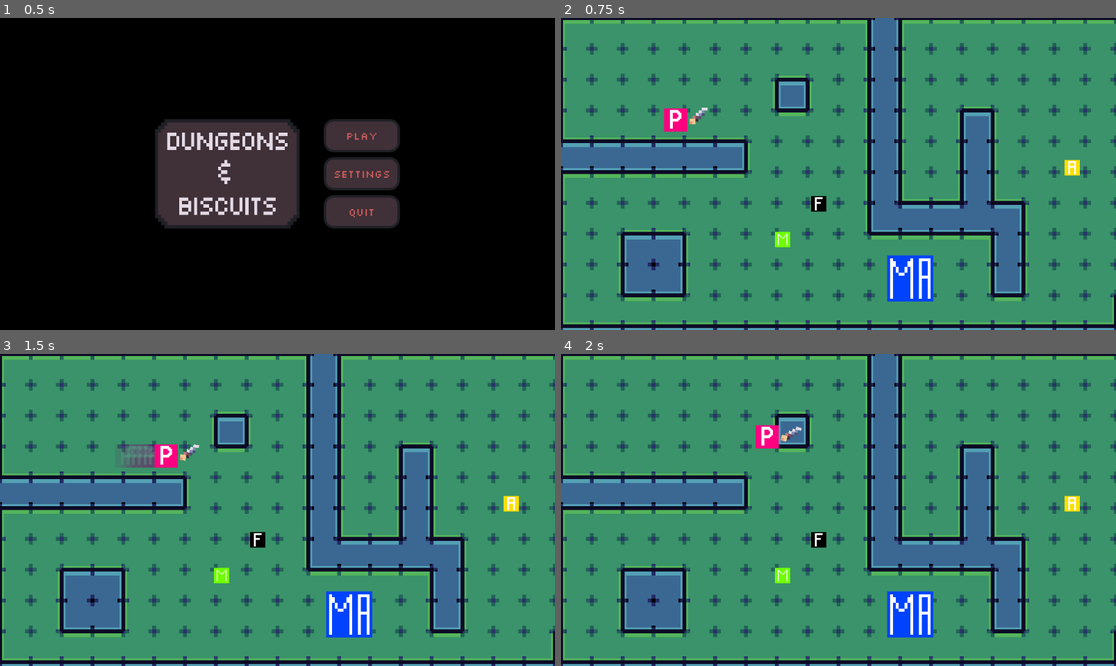
Above: before the commit, frames 1-4 (two rows, left to right).
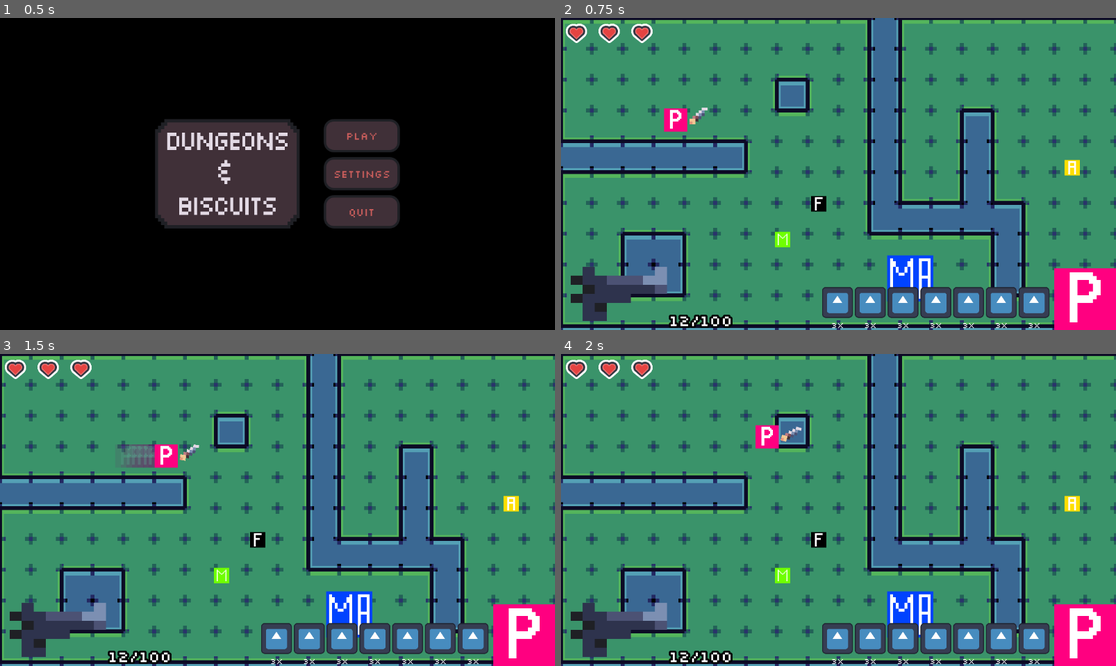
Above: after the commit, the same moments.

Repository: F3rnDev/BrackeysJam2025
Game: Godot game, scene res://Nodes/main_menu.tscn
Same seed, same stepped clock (60 frames per second), same inputs: the game is played once before the commit and once after it. The engine's default icon, where the game draws it, is replaced by a stand-in: a white triangle on a blue panel in a dark square.
Inputs (mouse positions are in pixels of both pictures, inside the frame that each line leads up to):
- Up to frame 1 (0.5 s): no input
- Up to frame 2 (0.75 s): click "Play" at 0.5 s
- Up to frame 3 (1.5 s): tap Enter at 1.25 s; move the mouse to (399, 494) at 1.27 s; hold D (Right) from 1.28 s (still down); right-click (399, 494) at 1.35 s
- Up to frame 4 (2 s): keep holding D (Right); tap W (Up) at 1.52 s

Frame 1 is identical in both runs. In frame 2, 8.8% of the frame differs, in the area x 0-100%, y 1-100%; in frame 3, 8.8%; in frame 4, 8.8%.

Commit message:
[Add] HUD visual

Diff:
--- a/Nodes/defaultStage.tscn
+++ b/Nodes/defaultStage.tscn
@@ -6,6 +6,7 @@
 [ext_resource type="PackedScene" uid="uid://cibovays3ctjf" path="res://Nodes/Enemys/bee.tscn" id="4_o7ya3"]
 [ext_resource type="PackedScene" uid="uid://bo75d3v4unq70" path="res://Nodes/Enemys/ant.tscn" id="4_u5ce1"]
 [ext_resource type="PackedScene" uid="uid://d4dbqrm7x1xft" path="res://Nodes/Enemys/fly.tscn" id="5_fyfdw"]
+[ext_resource type="PackedScene" uid="uid://d2jd3c1a54nb6" path="res://Nodes/hud.tscn" id="7_c80lp"]
 
 [node name="Stage" type="Node2D"]
 
@@ -29,3 +30,5 @@
 
 [node name="Player" parent="EnemyGrp" instance=ExtResource("1_8gqdb")]
 position = Vector2(238, 222)
+
+[node name="HUD" parent="." instance=ExtResource("7_c80lp")]
--- /dev/null
+++ b/Nodes/hud.tscn
@@ -0,0 +1,228 @@
+[gd_scene load_steps=11 format=3 uid="uid://d2jd3c1a54nb6"]
+
+[ext_resource type="Texture2D" uid="uid://xgudjbvepsd0" path="res://Assets/Images/HUD icons/Hearts/hud_heart_empty.png" id="1_skpb5"]
+[ext_resource type="Script" uid="uid://cathpsdfy4qr" path="res://Scripts/hud.gd" id="1_xic25"]
+[ext_resource type="Texture2D" uid="uid://dqp8if17oe4n" path="res://Assets/Images/HUD icons/Hearts/hud_heart_half.png" id="2_frl2u"]
+[ext_resource type="Texture2D" uid="uid://cc4ux6iql65f1" path="res://Assets/Images/HUD icons/Hearts/hud_heart.png" id="3_ft8jm"]
+[ext_resource type="Texture2D" uid="uid://eu0wujii54io" path="res://Assets/Images/HUD icons/Weapon/pistol.png" id="4_ft8jm"]
+[ext_resource type="FontFile" uid="uid://bm8vgllahxacy" path="res://Assets/Fonts/Silkscreen-Regular.ttf" id="5_uspgt"]
+[ext_resource type="Texture2D" uid="uid://d10qvs8a3gi5j" path="res://icon.svg" id="6_74ep8"]
+[ext_resource type="Texture2D" uid="uid://cd7ths8gn57jy" path="res://Assets/Images/Placeholders/placeholder_player.png" id="7_xic25"]
+
+[sub_resource type="LabelSettings" id="LabelSettings_74ep8"]
+font = ExtResource("5_uspgt")
+font_size = 32
+outline_size = 16
+outline_color = Color(0, 0, 0, 1)
+
+[sub_resource type="LabelSettings" id="LabelSettings_rwlk8"]
+
+[node name="HUD" type="CanvasLayer"]
+script = ExtResource("1_xic25")
+
+[node name="Life_container" type="BoxContainer" parent="."]
+offset_right = 200.0
+offset_bottom = 64.0
+size_flags_horizontal = 0
+
+[node name="Empty" type="HBoxContainer" parent="Life_container"]
+layout_mode = 2
+
+[node name="Empty_life1" type="TextureRect" parent="Life_container/Empty"]
+layout_mode = 2
+texture = ExtResource("1_skpb5")
+
+[node name="Empty_life2" type="TextureRect" parent="Life_container/Empty"]
+layout_mode = 2
+texture = ExtResource("1_skpb5")
+
+[node name="Empty_life3" type="TextureRect" parent="Life_container/Empty"]
+layout_mode = 2
+texture = ExtResource("1_skpb5")
+
+[node name="Life" type="Node" parent="Life_container"]
+
+[node name="Half" type="HBoxContainer" parent="Life_container/Life"]
+offset_right = 40.0
+offset_bottom = 40.0
+
+[node name="Half_life1" type="TextureRect" parent="Life_container/Life/Half"]
+layout_mode = 2
+texture = ExtResource("2_frl2u")
+
+[node name="Half_life2" type="TextureRect" parent="Life_container/Life/Half"]
+layout_mode = 2
+texture = ExtResource("2_frl2u")
+
+[node name="Half_life3" type="TextureRect" parent="Life_container/Life/Half"]
+layout_mode = 2
+texture = ExtResource("2_frl2u")
+
+[node name="Full" type="HBoxContainer" parent="Life_container/Life"]
+offset_right = 40.0
+offset_bottom = 40.0
+
+[node name="Full_life1" type="TextureRect" parent="Life_container/Life/Full"]
+layout_mode = 2
+texture = ExtResource("3_ft8jm")
+
+[node name="Full_life2" type="TextureRect" parent="Life_container/Life/Full"]
+layout_mode = 2
+texture = ExtResource("3_ft8jm")
+
+[node name="Full_life3" type="TextureRect" parent="Life_container/Life/Full"]
+layout_mode = 2
+texture = ExtResource("3_ft8jm")
+
+[node name="Gun_container" type="BoxContainer" parent="."]
+anchors_preset = 2
+anchor_top = 1.0
+anchor_bottom = 1.0
+offset_left = 20.0
+offset_top = -150.0
+offset_right = 356.0
+grow_vertical = 0
+size_flags_horizontal = 0
+size_flags_vertical = 8
+
+[node name="Icon" type="TextureRect" parent="Gun_container"]
+custom_minimum_size = Vector2(200, 150)
+layout_mode = 2
+texture = ExtResource("4_ft8jm")
+
+[node name="Ammo_quantity" type="Label" parent="Gun_container"]
+layout_mode = 2
+size_flags_horizontal = 0
+size_flags_vertical = 8
+text = "12/100"
+label_settings = SubResource("LabelSettings_74ep8")
+horizontal_alignment = 1
+vertical_alignment = 1
+
+[node name="Itens_container" type="BoxContainer" parent="."]
+anchors_preset = 3
+anchor_left = 1.0
+anchor_top = 1.0
+anchor_right = 1.0
+anchor_bottom = 1.0
+offset_left = -604.0
+offset_top = -128.0
+grow_horizontal = 0
+grow_vertical = 0
+theme_override_constants/separation = 10
+
+[node name="Itens_passive" type="HBoxContainer" parent="Itens_container"]
+custom_minimum_size = Vector2(0, 64)
+layout_mode = 2
+size_flags_vertical = 8
+
+[node name="Item1" type="VBoxContainer" parent="Itens_container/Itens_passive"]
+layout_mode = 2
+
+[node name="Icon" type="TextureRect" parent="Itens_container/Itens_passive/Item1"]
+custom_minimum_size = Vector2(64, 64)
+layout_mode = 2
+texture = ExtResource("6_74ep8")
+expand_mode = 2
+
+[node name="Quantity" type="Label" parent="Itens_container/Itens_passive/Item1"]
+layout_mode = 2
+text = "3x"
+label_settings = SubResource("LabelSettings_rwlk8")
+horizontal_alignment = 1
+
+[node name="Item2" type="VBoxContainer" parent="Itens_container/Itens_passive"]
+layout_mode = 2
+
+[node name="Icon" type="TextureRect" parent="Itens_container/Itens_passive/Item2"]
+custom_minimum_size = Vector2(64, 64)
+layout_mode = 2
+texture = ExtResource("6_74ep8")
+expand_mode = 2
+
+[node name="Quantity" type="Label" parent="Itens_container/Itens_passive/Item2"]
+layout_mode = 2
+text = "3x"
+label_settings = SubResource("LabelSettings_rwlk8")
+horizontal_alignment = 1
+
+[node name="Item3" type="VBoxContainer" parent="Itens_container/Itens_passive"]
+layout_mode = 2
+
+[node name="Icon" type="TextureRect" parent="Itens_container/Itens_passive/Item3"]
+custom_minimum_size = Vector2(64, 64)
+layout_mode = 2
+texture = ExtResource("6_74ep8")
+expand_mode = 2
+
+[node name="Quantity" type="Label" parent="Itens_container/Itens_passive/Item3"]
+layout_mode = 2
+text = "3x"
+label_settings = SubResource("LabelSettings_rwlk8")
+horizontal_alignment = 1
+
+[node name="Item4" type="VBoxContainer" parent="Itens_container/Itens_passive"]
+layout_mode = 2
+
+[node name="Icon" type="TextureRect" parent="Itens_container/Itens_passive/Item4"]
+custom_minimum_size = Vector2(64, 64)
+layout_mode = 2
+texture = ExtResource("6_74ep8")
+expand_mode = 2
+
+[node name="Quantity" type="Label" parent="Itens_container/Itens_passive/Item4"]
+layout_mode = 2
+text = "3x"
+label_settings = SubResource("LabelSettings_rwlk8")
+horizontal_alignment = 1
+
+[node name="Item5" type="VBoxContainer" parent="Itens_container/Itens_passive"]
+layout_mode = 2
+
+[node name="Icon" type="TextureRect" parent="Itens_container/Itens_passive/Item5"]
+custom_minimum_size = Vector2(64, 64)
+layout_mode = 2
+texture = ExtResource("6_74ep8")
+expand_mode = 2
+
+[node name="Quantity" type="Label" parent="Itens_container/Itens_passive/Item5"]
+layout_mode = 2
+text = "3x"
+label_settings = SubResource("LabelSettings_rwlk8")
+horizontal_alignment = 1
+
+[node name="Item6" type="VBoxContainer" parent="Itens_container/Itens_passive"]
+layout_mode = 2
+
+[node name="Icon" type="TextureRect" parent="Itens_container/Itens_passive/Item6"]
+custom_minimum_size = Vector2(64, 64)
+layout_mode = 2
+texture = ExtResource("6_74ep8")
+expand_mode = 2
+
+[node name="Quantity" type="Label" parent="Itens_container/Itens_passive/Item6"]
+layout_mode = 2
+text = "3x"
+label_settings = SubResource("LabelSettings_rwlk8")
+horizontal_alignment = 1
+
+[node name="Item7" type="VBoxContainer" parent="Itens_container/Itens_passive"]
+layout_mode = 2
+
+[node name="Icon" type="TextureRect" parent="Itens_container/Itens_passive/Item7"]
+custom_minimum_size = Vector2(64, 64)
+layout_mode = 2
+texture = ExtResource("6_74ep8")
+expand_mode = 2
+
+[node name="Quantity" type="Label" parent="Itens_container/Itens_passive/Item7"]
+layout_mode = 2
+text = "3x"
+label_settings = SubResource("LabelSettings_rwlk8")
+horizontal_alignment = 1
+
+[node name="Item_active" type="TextureRect" parent="Itens_container"]
+custom_minimum_size = Vector2(128, 128)
+layout_mode = 2
+texture = ExtResource("7_xic25")
+expand_mode = 2
--- /dev/null
+++ b/Scripts/hud.gd
@@ -0,0 +1 @@
+extends CanvasLayer
Binary file added: Assets/Images/HUD icons/Hearts/hud_heart.png
Not shown, added: Assets/Images/HUD icons/Hearts/hud_heart.png.import
Binary file added: Assets/Images/HUD icons/Hearts/hud_heart_empty.png
Not shown, added: Assets/Images/HUD icons/Hearts/hud_heart_empty.png.import
Binary file added: Assets/Images/HUD icons/Hearts/hud_heart_half.png
Not shown, added: Assets/Images/HUD icons/Hearts/hud_heart_half.png.import
Binary file added: Assets/Images/HUD icons/Weapon/pistol.png
Not shown, added: Assets/Images/HUD icons/Weapon/pistol.png.import
Not shown: 1 places in Nodes/defaultStage.tscn that only renumber resources
Not shown, added: Scripts/hud.gd.uid
